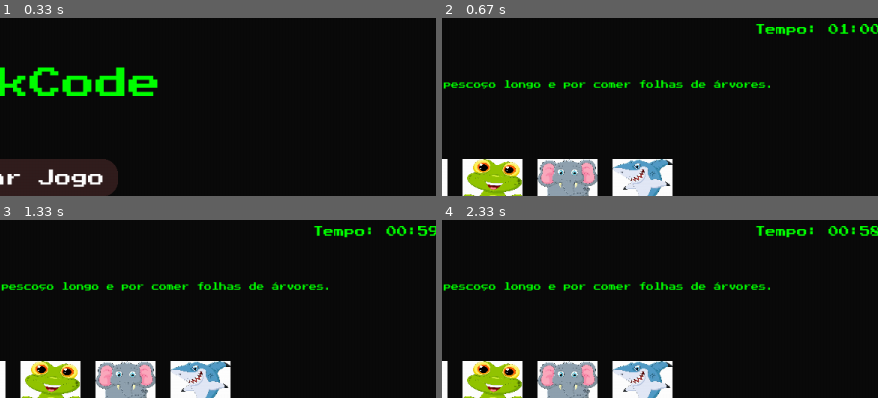
Above: before the commit, frames 1-4 (two rows, left to right).
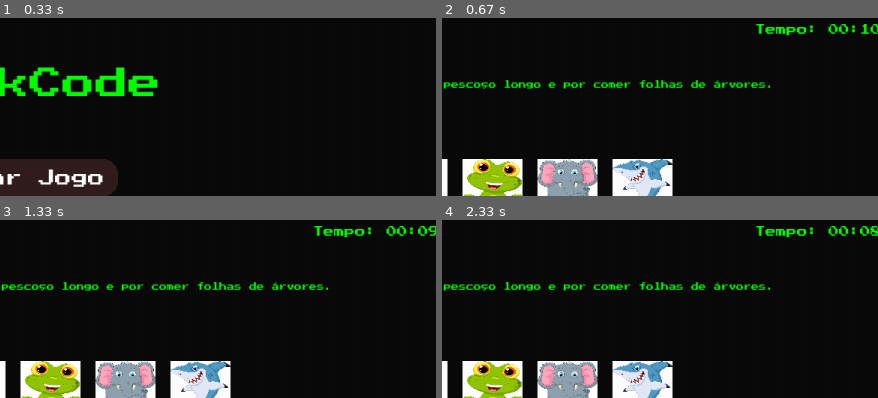
Above: after the commit, the same moments.

Repository: LucasFrts/FESO_pygame
Game: pygame game, started from main.py
Same seed, same stepped clock (60 frames per second), same inputs: the game is played once before the commit and once after it.
Inputs (mouse positions are % of the whole screen's width and height, from its top left):
- Up to frame 1 (0.33 s): no input
- Up to frame 2 (0.67 s): click "Iniciar Jogo" at 0.38 s
- Up to frame 3 (1.33 s): press the mouse at (55, 90) at 0.7 s; move the mouse to (56, 97) at 0.8 s; release the mouse at (outside the picture) at 0.93 s; press the mouse at (38, 90) at 1.03 s; move the mouse to (34, 96) at 1.13 s; release the mouse at (outside the picture) at 1.27 s
- Up to frame 4 (2.33 s): press the mouse at (29, 90) at 1.37 s; move the mouse to (35, 93) at 1.47 s; release the mouse at (41, 97) at 1.6 s; press the mouse at (38, 90) at 1.7 s; move the mouse to (27, 98) at 1.8 s; release the mouse at (outside the picture) at 1.93 s; press the mouse at (63, 90) at 2.03 s; move the mouse to (75, 99) at 2.13 s; release the mouse at (outside the picture) at 2.27 s
The pictures show only the part of the screen within x 49-99%, y 0-50%; the shares and areas given below are measured in that part.

Frame 1 is identical in both runs. In frame 2, 0.2% of the frame differs, in the area x 91-99%, y 3-9%; in frame 3, less than 0.1%; in frame 4, less than 0.1%.

Commit message:
feat: tela de game over beta

Diff:
--- a/config/bootstrap.py
+++ b/config/bootstrap.py
@@ -4,7 +4,7 @@
 from game.screens.start import StartMenu
 from game.screens.game import Game
 from game.entities.flow import Flow
-
+from game.screens.end import End
 import pygame
 
 #tem que importar as configs e adicionar em algum tipo de variavel
@@ -26,9 +26,9 @@
 
         start_menu       = StartMenu(game, setting)
         game             = Game(game, setting)
-
+        end_game         = End(game, setting)
         flow_container    = Container(game, setting)
         flow_container.stage = [0, 1]
         flow_container.entities.append(flow)
 
-        runtime.start(start_menu, game, flow_container)
+        runtime.start(start_menu, game, end_game, flow_container)
--- /dev/null
+++ b/game/events/events.py
@@ -0,0 +1,7 @@
+from pygame.locals import USEREVENT
+
+END_GAME_EVENT = USEREVENT +1
+
+
+def get_end_game_event(points, game):
+    return game.event.Event(END_GAME_EVENT, {"points":points})
--- /dev/null
+++ b/game/screens/end.py
@@ -0,0 +1,38 @@
+from game.engines.container import Container
+from game.entities.entity import Entity
+from game.events.events import END_GAME_EVENT
+class End(Container):
+    stage = [8]
+    entities = []
+    end_game_entity = None
+
+    def __init__(self, pygame, setting):
+        super().__init__(pygame, setting)
+        end_game_listener = Entity(pygame)
+        end_game_listener.events.append(END_GAME_EVENT)
+        end_game_listener.do = self.end_game_do
+        end_game_listener.draw = self.end_game_draw
+        end_game_listener.description_text = ""
+        self.entities.append(end_game_listener)
+        self.end_game_entity = end_game_listener
+
+
+    def draw(self):
+        self.setting.screen.fill("#0b0b0b")
+        text            = "FIM DO JOGO"
+        title_surface   = self.setting.fonts.bigger.render(text, True, self.setting.colors.green)
+        title_rect      = title_surface.get_rect(center=(self.setting.screen.get_width() // 2, 100))
+        description_surface   = self.setting.fonts.medium.render(self.end_game_entity.description_text, True, self.setting.colors.green)
+        description_rect      = description_surface.get_rect(center=(self.setting.screen.get_width() // 2, 300))
+
+        self.setting.screen.blit(title_surface, title_rect)
+        self.setting.screen.blit(description_surface, description_rect)
+
+
+
+    def end_game_do(self, event):
+        if event.type == END_GAME_EVENT:
+            self.end_game_entity.description_text = f"Você alcançou {event.points} Pontos!"
+
+    def end_game_draw(self):
+        pass
--- a/game/screens/game.py
+++ b/game/screens/game.py
@@ -2,6 +2,7 @@
 from game.entities.input_box import InputBox
 from config.dicts import letter_images, curiosities
 from database.db import insert_ranking
+from game.events.events import get_end_game_event
 import random
 
 class Game(Container):
@@ -13,7 +14,7 @@
 
     def __init__(self, pygame, setting):
         super().__init__(pygame, setting)
-        self.initial_time = 60
+        self.initial_time = 10
         self.time_left = self.initial_time
         self.last_time_update = pygame.time.get_ticks()
         self.curiosities = curiosities
@@ -65,13 +66,12 @@
                 #aqui vamos ter que exibir uma tela de vitoria, mostrar a quantidade de pontos e permitir retornar para o menu ou jogar novamente
 
         if self.time_left == 0:
-            #tem que exibir a mensagem de game over
-            #para recomeçar podemos ter algumas alterenativas como resetar os campos e regerar tudo para o jogo poder recomeçar
-            #por enquanto vou apenas salvar os resultados e fechar o jogo
             if self.points > 0:
                 insert_ranking(self.level, self.points, False)
 
-            self.setting.flow.running = False
+            end_game_event = get_end_game_event(self.points, self.game)
+            self.game.event.post(end_game_event)
+            self.setting.flow.stage = 8
 
 
     def generateInputAndText(self):
Binary file changed: database/sqlite/game.db
